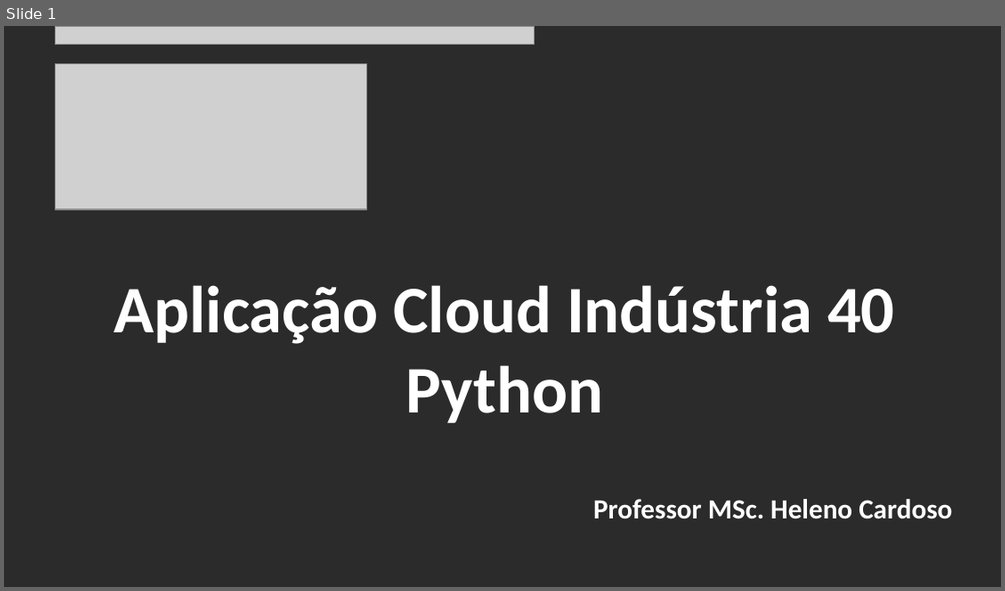
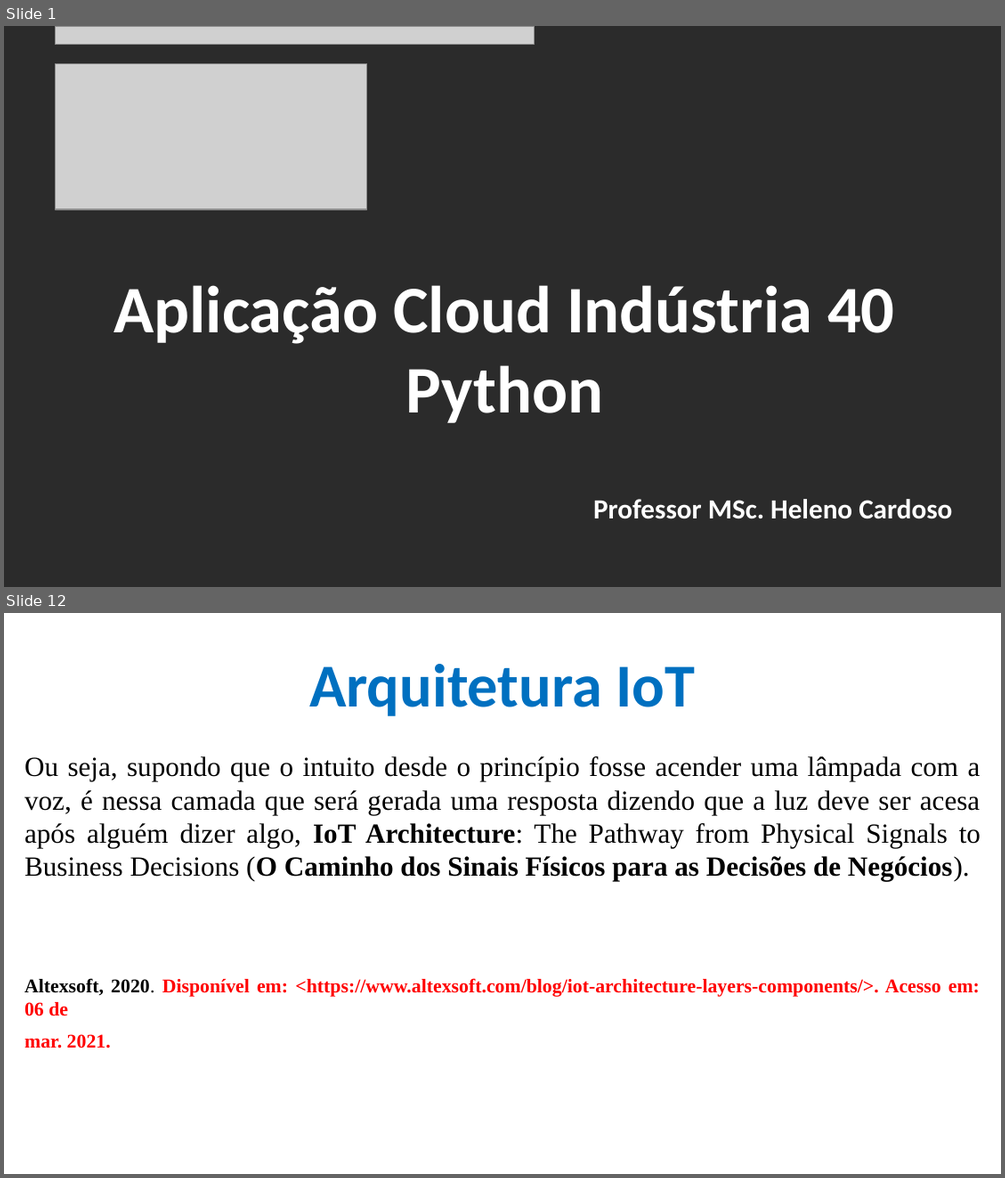
Before and after one commit to CloudEducationBrazil/WydenArea1AplicacaoCloudIndustria40Python, a slide deck: 01 Classes/Aula 01 - Aplicação Cloud Indústria 40 Python.pptx. Shown one above the other, each under a label of ours: slide 1 before the commit, slides 1 and 12 after it; the slides between them are not shown. The pictures are 1005x591 and 1005x1178 pixels, drawn with LibreOffice and Linux fonts; fonts in the diff are those of the drawing; grey boxes stand for pictures; background and template pictures are left out; a plain dark background stands for a picture behind light text. Boxes give left, top, right and bottom in pixels: in the first picture for what was removed or moved away, otherwise in the second. Text is boxed around its words. In the diff, an @@ line names an element or a change of style, - is before the commit and + after.

```diff
--- a/01 Classes/Aula 01 - Aplicação Cloud Indústria 40 Python.pptx
+++ b/01 Classes/Aula 01 - Aplicação Cloud Indústria 40 Python.pptx
@@ slide 12 added at [4, 613, 1001, 1174], background picture (left out) @@
@@ title added at [309, 664, 695, 716], 44 pt, text #0070C0, bold @@
+Arquitetura IoT
@@ text added at [24, 756, 980, 1048], 20 pt, text #000000 @@
+Ou seja, supondo que o intuito desde o princípio fosse acender uma lâmpada com a voz, é nessa camada que será gerada uma resposta dizendo que a luz deve ser acesa após alguém dizer algo, IoT Architecture: The Pathway from Physical Signals to Business Decisions (O Caminho dos Sinais Físicos para as Decisões de Negócios).
+Altexsoft, 2020. Disponível em: <https://www.altexsoft.com/blog/iot-architecture-layers-components/>. Acesso em: 06 de
+mar. 2021.
```
Also in this commit, not shown: 7 slides changed, 14 other slides added, 1 slide removed, 2 other files.
